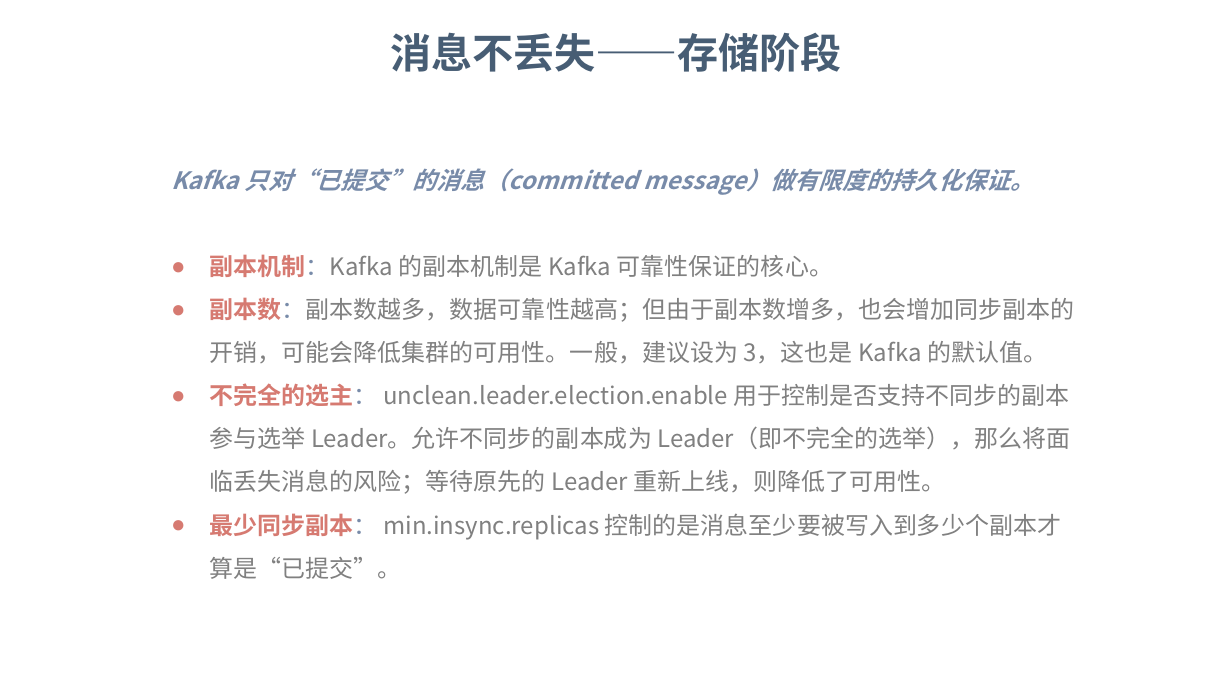
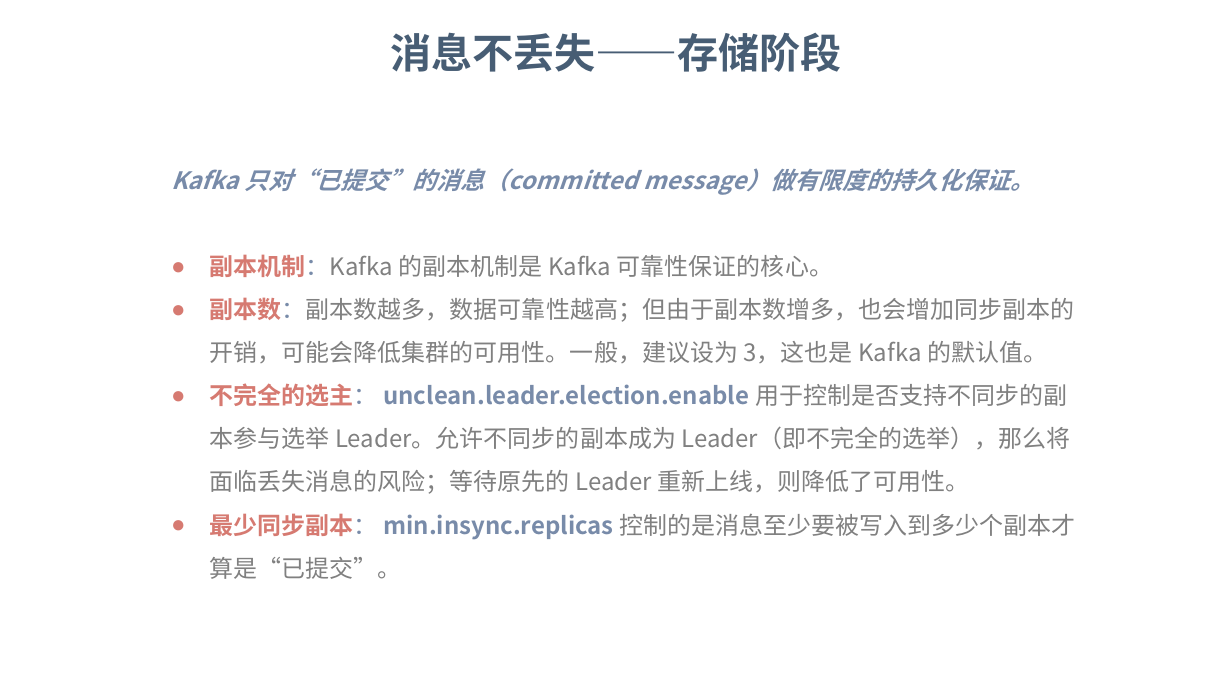
Before and after one commit to dunwu/bigdata-tutorial, a slide deck: slide 32 of assets/kafka/kafka.pptx. Drawn at 1232x693 pixels with LibreOffice and Linux fonts; fonts in the diff are those of the drawing; background and template pictures are left out. Boxes give left, top, right and bottom in pixels: in the first picture for what was removed or moved away, otherwise in the second. Text is boxed around its words. In the diff, an @@ line names an element or a change of style, - is before the commit and + after.

```diff
--- a/assets/kafka/kafka.pptx
+++ b/assets/kafka/kafka.pptx
@@ text at [210,383,1076,579]: text colour #808080 to #788BA9, bold on in "unclean.leader.election.enable", "min.insync.replicas" @@
```
Also in this commit, not shown: 18 other slides changed, 2 other files.
